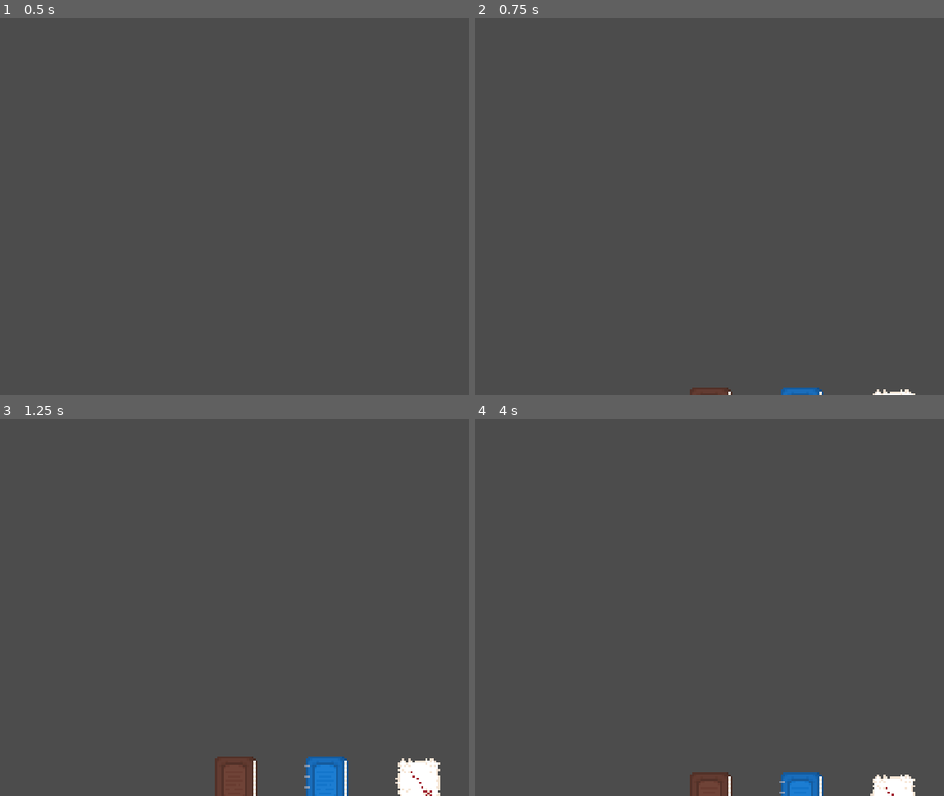
Above: before the commit, frames 1-4 (two rows, left to right).
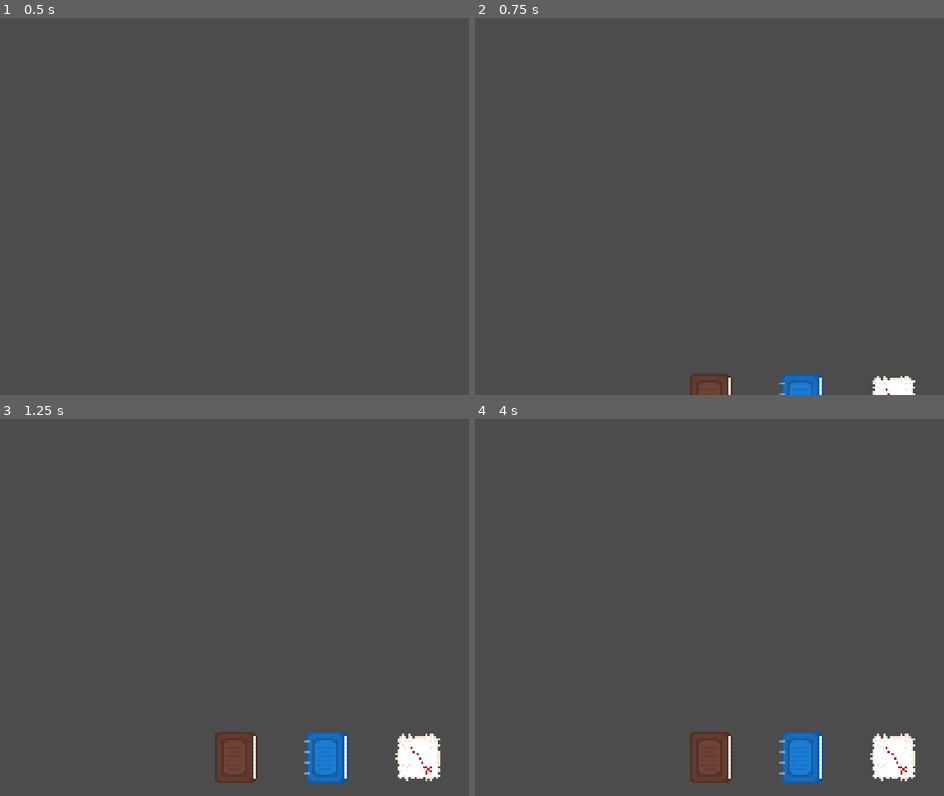
Above: after the commit, the same moments.

Repository: mcprog/MirrorKnight
Game: Godot game, scene res://Scenes/GeneralMenu.tscn
Two runs of this game, one before a commit and one after it. Both use one fixed random seed, a clock stepped at 60 frames per second and the inputs below. This scene is started directly instead of the project's main scene.
Inputs (mouse positions are in pixels of both pictures, inside the frame that each line leads up to):
- Up to frame 1 (0.5 s): no input
- Up to frame 2 (0.75 s): tap Enter at 0.5 s; move the mouse to (outside the picture) at 0.52 s; hold Right (ui_right) from 0.53 s (still down); tap Home (ui_home) at 0.6 s
- Up to frame 3 (1.25 s): keep holding Right (ui_right)
- Up to frame 4 (4 s): move the mouse to (671, 622) at 1.27 s; release Right (ui_right) at 1.28 s; hold Down (ui_down) 1.28-2.03 s; click (671, 622) at 1.35 s; tap Home (ui_home) at 1.55, 2.3, 2.85, 3.6 s; move the mouse to (868, 517) at 2.02 s; hold Right (ui_right) 2.03-2.78 s; tap E (interact) at 2.1 s; move the mouse to (770, 679) at 2.77 s; hold Up (ui_up) 2.78-3.53 s; tap Space at 3.5 s; move the mouse to (outside the picture) at 3.52 s; hold Left (ui_left) from 3.53 s (still down)

Frame 1 is identical in both runs. In frame 2, 1.1% of the frame differs, in the area x 45-94%, y 94-100%; in frame 3, 3.3%; in frame 4, 4.1%, in the area x 45-94%, y 83-100%.

Commit message:
migrated words to general menu. changed how keyboard shortcuts work (general menu handles all hotkeys now)

Diff:
--- a/Scenes/Dialog.tscn
+++ b/Scenes/Dialog.tscn
@@ -23,6 +23,7 @@
 script = ExtResource( 1 )
 
 [node name="Control" type="MarginContainer" parent="."]
+visible = false
 anchor_right = 1.0
 anchor_bottom = 1.0
 rect_min_size = Vector2( 1024, 600 )
@@ -150,4 +151,5 @@
 
 [node name="AnimationPlayer" type="AnimationPlayer" parent="Control"]
 anims/ShowText = SubResource( 1 )
+[connection signal="pressed" from="Control/Panel/Leave" to="." method="_on_Leave_pressed"]
 [connection signal="pressed" from="Control/Panel/Translate" to="." method="_on_Translate_pressed"]
--- a/Scenes/EnemyJournal.tscn
+++ b/Scenes/EnemyJournal.tscn
@@ -1,6 +1,6 @@
 [gd_scene load_steps=8 format=2]
 
-[ext_resource path="res://Scripts/Dialog.gd" type="Script" id=1]
+[ext_resource path="res://Scripts/EnemyJournal.gd" type="Script" id=1]
 [ext_resource path="res://Fonts/unzialish.tres" type="DynamicFont" id=2]
 [ext_resource path="res://Fonts/renner_title.tres" type="DynamicFont" id=3]
 [ext_resource path="res://Fonts/renner.tres" type="DynamicFont" id=4]
@@ -21,7 +21,7 @@
 "values": [ Vector2( 20, 0 ), Vector2( 20, -560 ) ]
 }
 tracks/1/type = "method"
-tracks/1/path = NodePath(".")
+tracks/1/path = NodePath("..")
 tracks/1/interp = 1
 tracks/1/loop_wrap = true
 tracks/1/imported = false
@@ -49,7 +49,7 @@
 "values": [ Vector2( 20, -560 ), Vector2( 20, 0 ) ]
 }
 tracks/1/type = "method"
-tracks/1/path = NodePath(".")
+tracks/1/path = NodePath("..")
 tracks/1/interp = 1
 tracks/1/loop_wrap = true
 tracks/1/imported = false
@@ -63,7 +63,7 @@
 } ]
 }
 
-[node name="Dialog" type="CanvasLayer"]
+[node name="EnemyJournal" type="CanvasLayer"]
 script = ExtResource( 1 )
 
 [node name="Control" type="MarginContainer" parent="."]
@@ -97,7 +97,6 @@
 }
 
 [node name="Dex" type="ScrollContainer" parent="Control/Panel"]
-visible = false
 anchor_right = 1.0
 anchor_bottom = 1.0
 margin_right = 6.10352e-05
@@ -259,6 +258,7 @@
 }
 
 [node name="Detail" type="Control" parent="Control/Panel"]
+visible = false
 anchor_right = 1.0
 anchor_bottom = 1.0
 margin_bottom = -60.0
@@ -535,8 +535,8 @@
 [node name="AnimationPlayer" type="AnimationPlayer" parent="Control"]
 anims/Hide = SubResource( 1 )
 anims/Show = SubResource( 2 )
-[connection signal="pressed" from="Control/Panel/Close" to="Control" method="_on_Close_pressed"]
-[connection signal="pressed" from="Control/Panel/Dex/MarginContainer/GridContainer/Slime" to="Control" method="_on_Slime_pressed"]
-[connection signal="pressed" from="Control/Panel/Dex/MarginContainer/GridContainer/Bat" to="Control" method="_on_Bat_pressed"]
+[connection signal="pressed" from="Control/Panel/Close" to="." method="_on_Close_pressed"]
+[connection signal="pressed" from="Control/Panel/Dex/MarginContainer/GridContainer/Slime" to="." method="_on_Slime_pressed"]
+[connection signal="pressed" from="Control/Panel/Dex/MarginContainer/GridContainer/Bat" to="." method="_on_Bat_pressed"]
 [connection signal="pressed" from="Control/Panel/Detail/Stats/AddKill" to="Control" method="_on_AddKill_pressed"]
 [connection signal="pressed" from="Control/Panel/Detail/Stats/AddDeath" to="Control" method="_on_AddDeath_pressed"]
--- a/Scenes/GeneralMenu.tscn
+++ b/Scenes/GeneralMenu.tscn
@@ -1,10 +1,11 @@
-[gd_scene load_steps=17 format=2]
+[gd_scene load_steps=18 format=2]
 
 [ext_resource path="res://Sprites/book.png" type="Texture" id=1]
 [ext_resource path="res://Scripts/BookButton.gd" type="Script" id=2]
 [ext_resource path="res://Sprites/journal.png" type="Texture" id=3]
 [ext_resource path="res://Scripts/GeneralMenu.gd" type="Script" id=4]
 [ext_resource path="res://Sprites/map.png" type="Texture" id=5]
+[ext_resource path="res://Scenes/Words.tscn" type="PackedScene" id=6]
 
 [sub_resource type="Animation" id=7]
 resource_name = "ClickDown"
@@ -87,6 +88,20 @@
 "update": 0,
 "values": [ 5.0, 0.0 ]
 }
+tracks/2/type = "method"
+tracks/2/path = NodePath(".")
+tracks/2/interp = 1
+tracks/2/loop_wrap = true
+tracks/2/imported = false
+tracks/2/enabled = true
+tracks/2/keys = {
+"times": PoolRealArray( 0.2 ),
+"transitions": PoolRealArray( 1 ),
+"values": [ {
+"args": [  ],
+"method": "clicked_up"
+} ]
+}
 
 [sub_resource type="Animation" id=9]
 resource_name = "Wiggle"
@@ -186,6 +201,20 @@
 "update": 0,
 "values": [ 5.0, 0.0 ]
 }
+tracks/2/type = "method"
+tracks/2/path = NodePath(".")
+tracks/2/interp = 1
+tracks/2/loop_wrap = true
+tracks/2/imported = false
+tracks/2/enabled = true
+tracks/2/keys = {
+"times": PoolRealArray( 0.2 ),
+"transitions": PoolRealArray( 1 ),
+"values": [ {
+"args": [  ],
+"method": "clicked_up"
+} ]
+}
 
 [sub_resource type="Animation" id=6]
 resource_name = "Wiggle"
@@ -285,6 +314,20 @@
 "update": 0,
 "values": [ 5.0, 0.0 ]
 }
+tracks/2/type = "method"
+tracks/2/path = NodePath(".")
+tracks/2/interp = 1
+tracks/2/loop_wrap = true
+tracks/2/imported = false
+tracks/2/enabled = true
+tracks/2/keys = {
+"times": PoolRealArray( 0.2 ),
+"transitions": PoolRealArray( 1 ),
+"values": [ {
+"args": [  ],
+"method": "clicked_up"
+} ]
+}
 
 [sub_resource type="Animation" id=12]
 resource_name = "Wiggle"
@@ -305,6 +348,8 @@
 
 [sub_resource type="Animation" id=14]
 resource_name = "Hide"
+length = 0.35
+step = 0.05
 tracks/0/type = "value"
 tracks/0/path = NodePath("MarginContainer:rect_position")
 tracks/0/interp = 1
@@ -312,7 +357,7 @@
 tracks/0/imported = false
 tracks/0/enabled = true
 tracks/0/keys = {
-"times": PoolRealArray( 0, 1 ),
+"times": PoolRealArray( 0, 0.35 ),
 "transitions": PoolRealArray( 1, 1 ),
 "update": 0,
 "values": [ Vector2( 0, 0 ), Vector2( 0, 100 ) ]
@@ -320,6 +365,8 @@
 
 [sub_resource type="Animation" id=13]
 resource_name = "Show"
+length = 0.35
+step = 0.05
 tracks/0/type = "value"
 tracks/0/path = NodePath("MarginContainer:rect_position")
 tracks/0/interp = 1
@@ -327,7 +374,7 @@
 tracks/0/imported = false
 tracks/0/enabled = true
 tracks/0/keys = {
-"times": PoolRealArray( 0, 1 ),
+"times": PoolRealArray( 0, 0.35 ),
 "transitions": PoolRealArray( 1, 1 ),
 "update": 0,
 "values": [ Vector2( 0, 100 ), Vector2( 0, 0 ) ]
@@ -362,10 +409,12 @@
 
 [node name="BookButton" type="TextureButton" parent="MarginContainer/HBoxContainer/Enemies"]
 margin_left = 29.0
+margin_top = 5.0
 margin_right = 109.0
 margin_bottom = 80.0
 rect_min_size = Vector2( 80, 80 )
 rect_pivot_offset = Vector2( 40, 40 )
+hint_tooltip = "Enemies: J"
 texture_normal = ExtResource( 1 )
 expand = true
 stretch_mode = 4
@@ -387,10 +436,12 @@
 
 [node name="BookButton" type="TextureButton" parent="MarginContainer/HBoxContainer/Words"]
 margin_left = 29.0
+margin_top = 5.0
 margin_right = 109.0
 margin_bottom = 80.0
 rect_min_size = Vector2( 80, 80 )
 rect_pivot_offset = Vector2( 40, 40 )
+hint_tooltip = "Words: K"
 texture_normal = ExtResource( 3 )
 expand = true
 stretch_mode = 4
@@ -416,6 +467,7 @@
 margin_bottom = 80.0
 rect_min_size = Vector2( 80, 80 )
 rect_pivot_offset = Vector2( 40, 40 )
+hint_tooltip = "Map: M"
 texture_normal = ExtResource( 5 )
 expand = true
 stretch_mode = 4
@@ -432,6 +484,8 @@
 [node name="AnimationPlayer" type="AnimationPlayer" parent="."]
 anims/Hide = SubResource( 14 )
 anims/Show = SubResource( 13 )
+
+[node name="Words" parent="." instance=ExtResource( 6 )]
 [connection signal="mouse_entered" from="MarginContainer/HBoxContainer/Enemies/BookButton" to="MarginContainer/HBoxContainer/Enemies/BookButton" method="_on_BookButton_mouse_entered"]
 [connection signal="pressed" from="MarginContainer/HBoxContainer/Enemies/BookButton" to="MarginContainer/HBoxContainer/Enemies/BookButton" method="_on_BookButton_pressed"]
 [connection signal="mouse_entered" from="MarginContainer/HBoxContainer/Words/BookButton" to="MarginContainer/HBoxContainer/Words/BookButton" method="_on_BookButton_mouse_entered"]
--- a/Scenes/Words.tscn
+++ b/Scenes/Words.tscn
@@ -197,3 +197,4 @@
 anims/Hide = SubResource( 1 )
 anims/Show = SubResource( 2 )
 [connection signal="pressed" from="MarginContainer/Panel/Close" to="." method="_on_Close_pressed"]
+[connection signal="animation_finished" from="AnimationPlayer" to="." method="_on_AnimationPlayer_animation_finished"]
--- a/Scripts/BookButton.gd
+++ b/Scripts/BookButton.gd
@@ -5,6 +5,7 @@
 # var a = 2
 # var b = "text"
 
+var perform_click = false
 
 # Called when the node enters the scene tree for the first time.
 func _ready():
@@ -15,7 +16,7 @@
 	$AnimationPlayer.play("ClickUp")
 
 func clicked_up():
-	print("perform click")
+	perform_click = true
 
 
 func _on_BookButton_mouse_entered():
--- a/Scripts/Dialog.gd
+++ b/Scripts/Dialog.gd
@@ -17,6 +17,8 @@
 var current_dialog;
 
 var dialog_index;
+
+var leave_pressed
 
 const Dialogs = {
 	"Sign": [
@@ -56,3 +58,8 @@
 	update_dialog(trans_text)
 	var score = Language.get_translation_score(current_dialog[LanguageIndex], Language.Lexicon)
 	print(str(score))
+
+
+func _on_Leave_pressed():
+	print("leave pressed")
+	$Control.visible = false
--- a/Scripts/EnemyJournal.gd
+++ b/Scripts/EnemyJournal.gd
@@ -1,4 +1,4 @@
-extends MarginContainer
+extends CanvasLayer
 
 
 # Declare member variables here. Examples:
@@ -30,11 +30,11 @@
 var showing
 var in_transistion
 
-onready var dex = $Panel/Dex;
-onready var detail = $Panel/Detail;
-onready var kills_val = $Panel/Detail/Stats/KillsVal;
-onready var deaths_val = $Panel/Detail/Stats/DeathsVal;
-onready var exp_val = $Panel/Detail/Stats/ExpVal;
+onready var dex = $Control/Panel/Dex;
+onready var detail = $Control/Panel/Detail;
+onready var kills_val = $Control/Panel/Detail/Stats/KillsVal;
+onready var deaths_val = $Control/Panel/Detail/Stats/DeathsVal;
+onready var exp_val = $Control/Panel/Detail/Stats/ExpVal;
 
 # Called when the node enters the scene tree for the first time.
 func _ready():
@@ -44,7 +44,7 @@
 
 # Called every frame. 'delta' is the elapsed time since the previous frame.
 func _process(delta):
-	if Input.is_action_just_pressed("ui_home") and not in_transistion:
+	if Input.is_action_just_pressed("menu_enemies") and not in_transistion:
 		if showing:
 			hide();
 		else:
@@ -56,12 +56,12 @@
 	detail.visible = true;
 	var enemy_data = EnemyData[enemy_name];
 	if enemy_data != null:
-		$Panel/Detail/About/Name.text = enemy_name.capitalize();
-		$Panel/Detail/About/Variety.text = enemy_data[KeyVariety];
-		$Panel/Detail/About/Weakness.text = enemy_data[KeyWeakness];
-		$Panel/Detail/About/Feature.text = enemy_data[KeyFeature];
-		$Panel/Detail/About/Drops.text = enemy_data[KeyDrops];
-		$Panel/Detail/Stats/Icon.texture = enemy_data[KeyIcon];
+		$Control/Panel/Detail/About/Name.text = enemy_name.capitalize();
+		$Control/Panel/Detail/About/Variety.text = enemy_data[KeyVariety];
+		$Control/Panel/Detail/About/Weakness.text = enemy_data[KeyWeakness];
+		$Control/Panel/Detail/About/Feature.text = enemy_data[KeyFeature];
+		$Control/Panel/Detail/About/Drops.text = enemy_data[KeyDrops];
+		$Control/Panel/Detail/Stats/Icon.texture = enemy_data[KeyIcon];
 		kills_val.text = "0";
 		deaths_val.text = "0";
 
@@ -71,12 +71,12 @@
 
 func show():
 	in_transistion = true
-	$AnimationPlayer.play("Show")
+	$Control/AnimationPlayer.play("Show")
 	showing = true
 
 func hide():
 	in_transistion = true
-	$AnimationPlayer.play("Hide")
+	$Control/AnimationPlayer.play("Hide")
 	showing = false
 
 func done_transition():
--- a/Scripts/GeneralMenu.gd
+++ b/Scripts/GeneralMenu.gd
@@ -3,6 +3,14 @@
 
 var in_transition = false
 var showing = false
+
+var other_menu = null
+
+onready var enemy_button = $MarginContainer/HBoxContainer/Enemies/BookButton
+onready var word_button = $MarginContainer/HBoxContainer/Words/BookButton
+onready var map_button = $MarginContainer/HBoxContainer/Map/BookButton
+
+
 # Called when the node enters the scene tree for the first time.
 func _ready():
 	pass
@@ -17,12 +25,46 @@
 	$AnimationPlayer.play("Hide")
 	showing = false
 
-func _process(delta):
-	if not in_transition and Input.is_action_just_pressed("ui_home"):
+func toggle_menu(new_menu):
+	if new_menu == other_menu:
+		other_menu.hide()
+		other_menu = null
+	elif other_menu == null:
+		other_menu = new_menu
 		if showing:
 			hide()
-		else:
-			show()
+		other_menu.show()
+	else:
+		other_menu.hide()
+		other_menu = new_menu
+		other_menu.show()
+
+func show_menu(menu):
+	hide()
+	menu.show()
+	other_menu = menu
+
+func _process(delta):
+	if not in_transition:
+
+		if Input.is_action_just_pressed("ui_home"):
+			if showing:
+				hide()
+			else:
+				if other_menu:
+					if other_menu.showing:
+						other_menu.hide()
+					other_menu = null
+				show()
+		elif Input.is_action_just_pressed("menu_words"):
+			toggle_menu($Words)
+
+	if enemy_button.perform_click:
+		enemy_button.perform_click = false
+		print("performing the mufucking click")
+	elif word_button.perform_click:
+		word_button.perform_click = false
+		show_menu($Words)
 
 func _on_AnimationPlayer_animation_finished(anim_name):
 	in_transition = false
--- a/Scripts/Words.gd
+++ b/Scripts/Words.gd
@@ -8,21 +8,43 @@
 onready var translation = $MarginContainer/Panel/MarginContainer/Translations/VBoxContainer/Translation
 onready var holder = $MarginContainer/Panel/MarginContainer/Translations/VBoxContainer
 
+var showing = false
+var in_transition = false
 
 func _ready():
-	$AnimationPlayer.play("Show")
-	knowledge = Language.Lexicon
-	begin_show()
+	knowledge = Language.TestKnowledge
+	load_knowledge()
 
-func begin_show(): # called at begging of show animation
+func load_knowledge(): # called at begging of show animation
 	for i in knowledge:
 		var copy = translation.duplicate()
 		copy.set_values(i, knowledge[i])
 		copy.visible = true
 		holder.add_child(copy)
 
+func show():
+	in_transition = true
+	$AnimationPlayer.play("Show")
+	showing = true
 
+
+func hide():
+	in_transition = true
+	$AnimationPlayer.play("Hide")
+	showing = false
+
+func toggle():
+	if in_transition:
+		return;
+	if showing:
+		hide()
+	else:
+		show()
 
 
 func _on_Close_pressed():
-	$AnimationPlayer.play("Hide")
+	hide()
+
+
+func _on_AnimationPlayer_animation_finished(anim_name):
+	in_transition = false
--- a/project.godot
+++ b/project.godot
@@ -93,6 +93,16 @@
 "events": [ Object(InputEventKey,"resource_local_to_scene":false,"resource_name":"","device":0,"alt":false,"shift":false,"control":false,"meta":false,"command":false,"pressed":false,"scancode":69,"unicode":0,"echo":false,"script":null)
  ]
 }
+menu_enemies={
+"deadzone": 0.5,
+"events": [ Object(InputEventKey,"resource_local_to_scene":false,"resource_name":"","device":0,"alt":false,"shift":false,"control":false,"meta":false,"command":false,"pressed":false,"scancode":74,"unicode":0,"echo":false,"script":null)
+ ]
+}
+menu_words={
+"deadzone": 0.5,
+"events": [ Object(InputEventKey,"resource_local_to_scene":false,"resource_name":"","device":0,"alt":false,"shift":false,"control":false,"meta":false,"command":false,"pressed":false,"scancode":75,"unicode":0,"echo":false,"script":null)
+ ]
+}
 
 [layer_names]
 
